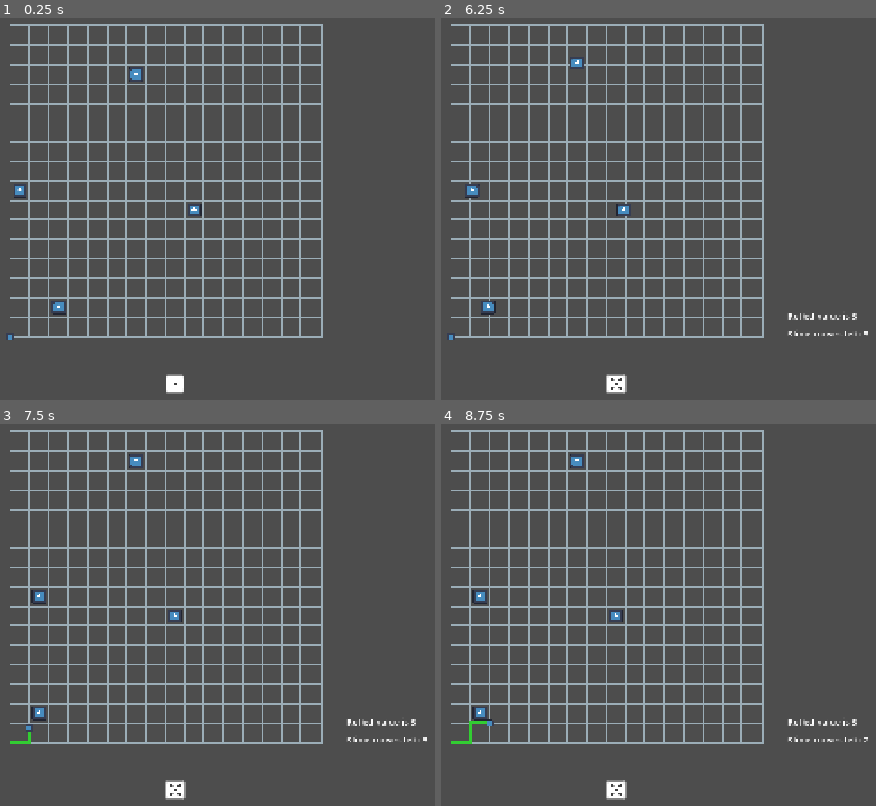
Above: before the commit, frames 1-4 (two rows, left to right).
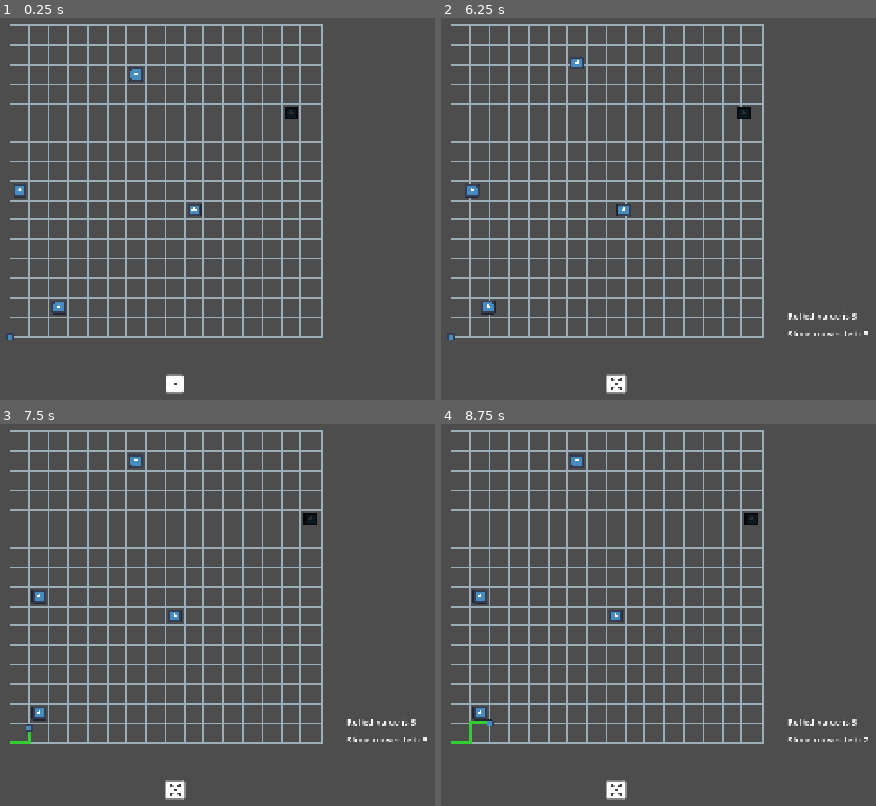
Above: after the commit, the same moments.

Repository: Sooshimi/mould
Game: Godot game, scene res://scenes/main.tscn
Two runs of this game, one before a commit and one after it. Both use one fixed random seed, a clock stepped at 60 frames per second and the inputs below. The engine's default icon, where the game draws it, is replaced by a stand-in: a white triangle on a blue panel in a dark square.
Inputs (mouse positions are in pixels of both pictures, inside the frame that each line leads up to):
- Up to frame 1 (0.25 s): no input
- Up to frame 2 (6.25 s): click (615, 384) at 0.5 s; tap Enter at 1.25, 2.75, 4.25 s; hold D (right) 1.28-2.03 s; tap Space at 2, 3.5, 5 s; hold S (down) 2.03-2.78 s; hold D (right) 2.78-3.53 s; hold W (up) 3.53-4.28 s; hold A (left) 4.28-5.78 s; hold S (down) from 5.78 s (still down)
- Up to frame 3 (7.5 s): release S (down) at 6.53 s; hold D (right) 6.53-7.28 s; hold W (up) from 7.28 s (still down)
- Up to frame 4 (8.75 s): release W (up) at 8.03 s; hold D (right) from 8.03 s (still down)

The runs differ from the first frame. In frame 1, less than 0.1% of the frame differs, in the area x 65-69%, y 23-27%; in frame 2, 0.1%, in the area x 68-72%, y 23-27%; in frame 3, 0.1%; in frame 4, 0.1%.

Commit message:
Add abstract AI class and prep wolf

Diff:
--- a/scenes/main.tscn
+++ b/scenes/main.tscn
@@ -8,6 +8,7 @@
 [ext_resource type="PackedScene" uid="uid://caorlff8v250a" path="res://scenes/dice.tscn" id="4_jyhfs"]
 [ext_resource type="PackedScene" uid="uid://ciagworcfis82" path="res://scenes/slime_path.tscn" id="6_tefeu"]
 [ext_resource type="PackedScene" uid="uid://dkk3m1w4ceo65" path="res://scenes/human.tscn" id="6_tipki"]
+[ext_resource type="PackedScene" uid="uid://xfg7okyqnmb3" path="res://scenes/wolf.tscn" id="7_85g3d"]
 
 [sub_resource type="RectangleShape2D" id="RectangleShape2D_o6xl0"]
 size = Vector2(15.5, 588.5)
@@ -45,6 +46,9 @@
 [node name="Human4" parent="." instance=ExtResource("6_tipki")]
 position = Vector2(644.5076, 161.01526)
 
+[node name="Wolf" parent="." instance=ExtResource("7_85g3d")]
+position = Vector2(923.8152, 230.6943)
+
 [node name="UI" parent="." instance=ExtResource("3_tbgi4")]
 
 [node name="Dice" parent="." instance=ExtResource("4_jyhfs")]
--- /dev/null
+++ b/scenes/wolf.tscn
@@ -0,0 +1,48 @@
+[gd_scene load_steps=4 format=3 uid="uid://xfg7okyqnmb3"]
+
+[ext_resource type="Script" uid="uid://b65iqcf5yf862" path="res://scripts/characters/wolf.gd" id="1_jrowp"]
+[ext_resource type="Texture2D" uid="uid://bq4ps6bph0kv0" path="res://icon.svg" id="2_3a5b2"]
+
+[sub_resource type="RectangleShape2D" id="RectangleShape2D_371uh"]
+size = Vector2(22, 22)
+
+[node name="Wolf" type="CharacterBody2D"]
+collision_layer = 4
+collision_mask = 8
+script = ExtResource("1_jrowp")
+
+[node name="Sprite2D" type="Sprite2D" parent="."]
+modulate = Color(0.16924527, 0.1692453, 0.16924527, 1)
+scale = Vector2(0.2, 0.2)
+texture = ExtResource("2_3a5b2")
+
+[node name="CollisionShape2D" type="CollisionShape2D" parent="."]
+shape = SubResource("RectangleShape2D_371uh")
+
+[node name="Up" type="RayCast2D" parent="."]
+position = Vector2(0, -15)
+target_position = Vector2(0, -16)
+collision_mask = 5
+hit_from_inside = true
+collide_with_areas = true
+
+[node name="Down" type="RayCast2D" parent="."]
+position = Vector2(0, 15)
+target_position = Vector2(0, 16)
+collision_mask = 5
+hit_from_inside = true
+collide_with_areas = true
+
+[node name="Left" type="RayCast2D" parent="."]
+position = Vector2(-15, 0)
+target_position = Vector2(-16, 0)
+collision_mask = 5
+hit_from_inside = true
+collide_with_areas = true
+
+[node name="Right" type="RayCast2D" parent="."]
+position = Vector2(15, 0)
+target_position = Vector2(16, 0)
+collision_mask = 5
+hit_from_inside = true
+collide_with_areas = true
--- /dev/null
+++ b/scripts/AI.gd
@@ -0,0 +1,54 @@
+@abstract
+class_name AI extends CharacterBody2D
+
+@onready var sprite := $Sprite2D
+@onready var up := $Up
+@onready var down := $Down
+@onready var left := $Left
+@onready var right := $Right
+
+const tile_size := Vector2(35.0, 35.0)
+const move_up := Vector2(0.0, -1.0)
+const move_down := Vector2(0.0, 1.0)
+const move_left := Vector2(-1.0, 0.0)
+const move_right := Vector2(1.0, 0.0)
+var sprite_node_position_tween: Tween
+var walk_speed := 0.3
+var direction: Vector2
+var infected := false
+
+func _ready() -> void:
+	TurnManager.connect("dice_rolled", on_dice_rolled)
+
+func on_dice_rolled(_new_value) -> void:
+	move()
+
+func pick_random_direction() -> Vector2:
+	var directions := [move_up, move_down, move_left, move_right] # Up, Down, Left, Right
+
+	if up.is_colliding():
+		directions.erase(move_up)
+	if down.is_colliding():
+		directions.erase(move_down)
+	if left.is_colliding():
+		directions.erase(move_left)
+	if right.is_colliding():
+		directions.erase(move_right)
+
+	if directions.size() > 0:
+		direction = directions[randi() % directions.size()]
+	else:
+		direction = Vector2.ZERO
+
+	return direction
+
+func move() -> void:
+	direction = pick_random_direction()
+	var target_position = global_position + (direction * tile_size)
+
+	# If there's an existing tween, terminate it. Prevents multiple tweens running at the same time.
+	if sprite_node_position_tween:
+		sprite_node_position_tween.kill()
+	sprite_node_position_tween = create_tween()
+	sprite_node_position_tween.set_process_mode(Tween.TWEEN_PROCESS_PHYSICS) # Sets Tween to update in sync with the physics frame step
+	sprite_node_position_tween.tween_property(self, "global_position", target_position, walk_speed).set_trans(Tween.TRANS_SINE)
--- a/scripts/characters/human.gd
+++ b/scripts/characters/human.gd
@@ -1,54 +1,2 @@
-extends CharacterBody2D
+extends AI
 class_name Human
-
-@onready var sprite := $Sprite2D
-@onready var up := $Up
-@onready var down := $Down
-@onready var left := $Left
-@onready var right := $Right
-
-const tile_size := Vector2(35.0, 35.0)
-const move_up := Vector2(0.0, -1.0)
-const move_down := Vector2(0.0, 1.0)
-const move_left := Vector2(-1.0, 0.0)
-const move_right := Vector2(1.0, 0.0)
-var sprite_node_position_tween: Tween
-var walk_speed := 0.3
-var direction: Vector2
-var infected := false
-
-func _ready() -> void:
-	TurnManager.connect("dice_rolled", on_dice_rolled)
-
-func on_dice_rolled(_new_value) -> void:
-	move()
-
-func pick_random_direction() -> Vector2:
-	var directions := [move_up, move_down, move_left, move_right] # Up, Down, Left, Right
-
-	if up.is_colliding():
-		directions.erase(move_up)
-	if down.is_colliding():
-		directions.erase(move_down)
-	if left.is_colliding():
-		directions.erase(move_left)
-	if right.is_colliding():
-		directions.erase(move_right)
-
-	if directions.size() > 0:
-		direction = directions[randi() % directions.size()]
-	else:
-		direction = Vector2.ZERO
-
-	return direction
-
-func move() -> void:
-	direction = pick_random_direction()
-	var target_position = global_position + (direction * tile_size)
-
-	# If there's an existing tween, terminate it. Prevents multiple tweens running at the same time.
-	if sprite_node_position_tween:
-		sprite_node_position_tween.kill()
-	sprite_node_position_tween = create_tween()
-	sprite_node_position_tween.set_process_mode(Tween.TWEEN_PROCESS_PHYSICS) # Sets Tween to update in sync with the physics frame step
-	sprite_node_position_tween.tween_property(self, "global_position", target_position, walk_speed).set_trans(Tween.TRANS_SINE)
--- /dev/null
+++ b/scripts/characters/wolf.gd
@@ -0,0 +1,2 @@
+extends AI
+class_name Wolf
Not shown: 1 places in scenes/main.tscn that only renumber resources
Not shown, added: scripts/AI.gd.uid
Not shown, added: scripts/characters/wolf.gd.uid
